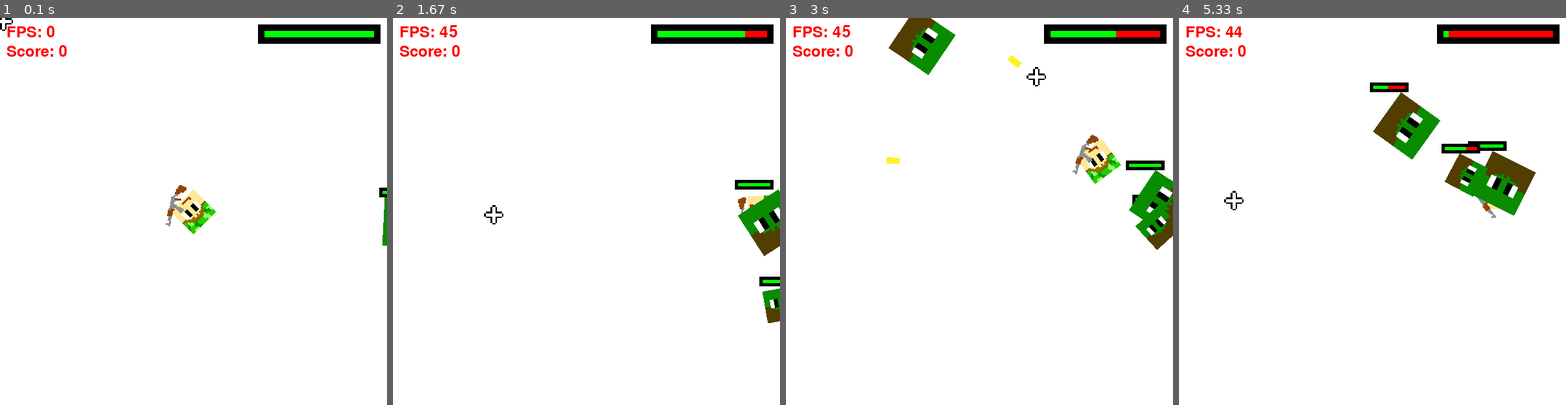
Above: before the commit, frames 1-4 (left to right).
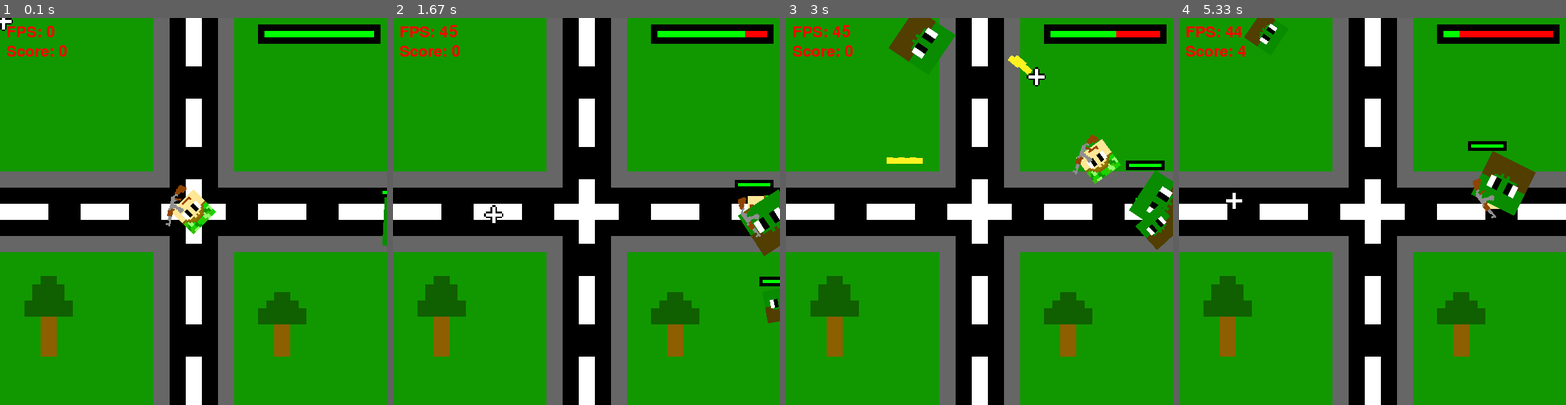
Above: after the commit, the same moments.

Repository: JustAnotherCoder101/Pygame-Shooter
Game: pygame game, started from main.py
Two runs of this game, one before a commit and one after it. Both use one fixed random seed, a clock stepped at 60 frames per second and the inputs below.
Inputs (mouse positions are in pixels of both pictures, inside the frame that each line leads up to):
- Up to frame 1 (0.1 s): no input
- Up to frame 2 (1.67 s): hold Space 0.33-0.8 s; hold Right 0.33-0.8 s; move the mouse to (571, 226) at 0.37 s; hold 0 0.83-1.3 s; hold Right 0.83-1.3 s; move the mouse to (710, 199) at 0.87 s; hold Right from 1.33 s (still down); move the mouse to (493, 215) at 1.37 s
- Up to frame 3 (3 s): release Right at 1.8 s; hold Up 1.83-2.13 s; move the mouse to (1018, 296) at 1.87 s; tap Space at 1.9, 2.23, 2.53, 2.73 s; hold Right 2.17-2.63 s; move the mouse to (859, 153) at 2.2 s; hold Left from 2.67 s (still down); move the mouse to (1037, 76) at 2.7 s
- Up to frame 4 (5.33 s): tap Space at 3.03, 3.3, 3.63, 3.93, 4.07, 4.47, 4.77, 5.13 s; release Left at 3.2 s; hold Down 3.23-3.53 s; move the mouse to (1511, 346) at 3.27 s; hold Left 3.57-3.97 s; move the mouse to (1418, 246) at 3.6 s; hold Up 4-4.37 s; move the mouse to (1271, 68) at 4.03 s; hold Right 4.4-5.03 s; move the mouse to (1279, 134) at 4.43 s; hold Down from 5.07 s (still down); move the mouse to (1233, 199) at 5.1 s

The runs differ from the first frame. In frame 1, 92% of the frame differs, in the area x 0-100%, y 0-100%; in frame 2, 91%; in frame 3, 89%; in frame 4, 90%.

Commit message:
V0.4 - Added Devmode and Background
- Added Devmode, akes gun fire like crazy
- Added a Background

Diff:
--- a/main.py
+++ b/main.py
@@ -17,6 +17,7 @@
 
 font = pygame.font.Font(None, 36)
 clock = pygame.time.Clock()
+
 
 
 # Define a sprite class
@@ -199,6 +200,9 @@
 Crosshair = pygame.image.load("Assets/Crosshair.png")
 Crosshair = pygame.transform.scale(Crosshair, (30, 30))
 
+BACKGROUND = pygame.image.load("Assets/Background.png")
+BACKGROUND = pygame.transform.scale(BACKGROUND,(600, 600))
+
 cooldown = 0
 
 SCORE = 0
@@ -207,6 +211,8 @@
 SPEED = 6
 
 DAMAGE = 34
+
+DEVMODE = False
 
 ZombieSpawnTimer = 0
 
@@ -233,6 +239,8 @@
 
   # Check for continuous key presses
   keys = pygame.key.get_pressed()
+  if keys[pygame.K_0]:
+    DEVMODE = True
   if keys[pygame.K_w] or keys[pygame.K_UP]:
     PLAYER.rect.y -= SPEED  # Move player up
   if keys[pygame.K_s] or keys[pygame.K_DOWN]:
@@ -247,7 +255,7 @@
       new_projectile = Projectile(PLAYER.rect.centerx, PLAYER.rect.centery,
                                 *pygame.mouse.get_pos(),DAMAGE)
       Bullets.add(new_projectile)
-      cooldown = 8
+      cooldown = 1 if DEVMODE else 7
   else:
     FIRING = False
   cooldown -= 1
@@ -294,12 +302,12 @@
 
   # Fill with white color
   window.fill((255, 255, 255))
+  window.blit(BACKGROUND,(0,0))
   Zombies.update(PLAYER.rect,PLAYER.rect.centerx,PLAYER.rect.centery)
   Players.draw(window)
-  Guns.draw(window)
   Bullets.draw(window)
   Zombies.draw(window)
-
+  Guns.draw(window)
 
   fps = int(clock.get_fps())
   fps_text = font.render(f"FPS: {fps}", True, (255, 0, 0))
Binary file added: Assets/Background.png
